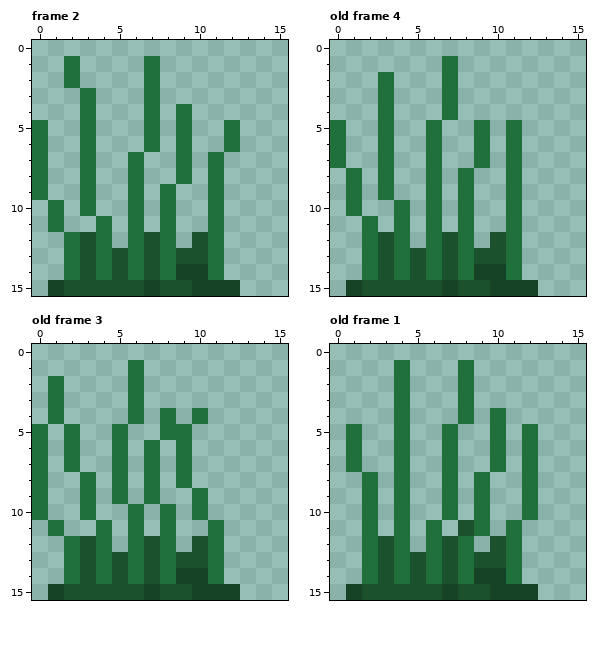
Pixel-art file -- Art/environment/tall_grass_o1.aseprite. The picture above was drawn from the file before the commit.
16x16 pixels, 4 frames. Shown: frame 2, old frame 4, old frame 3, old frame 1. The commit also changed other frames, which this record leaves out.
Now the later version:
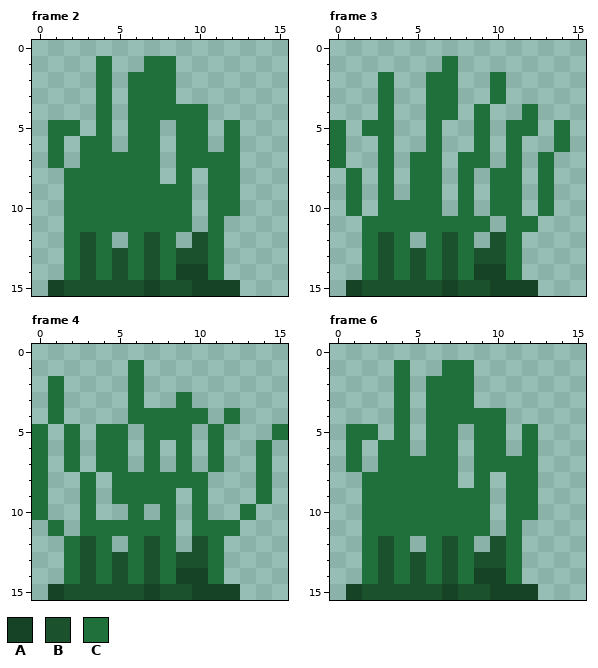
Palette (. is transparent): A #164325  B #1c512d  C #1f703a
A new or re-ordered frame is compared with the old frame closest to it.
Edits made:
frames 4 -> 6
layer "sway_right" now shown
frames re-ordered
Frame 2, layers "sway_left", "sway_right":
The edit adds colour C in row 1 at x 4 and 8; in rows 2 to 3 at x 4, 6 and 8; in row 4 at x 4, 6, 8 and 10; in row 5 at x 1 to 2, 4, 6 and 10; in row 6 at x 1, 4, 6 and 10; in row 7 at x 1, 4 to 5, 7, 10 and 12.
The edit adds colour C in row 8 at x 2, 4 to 5, 7 and 12; in rows 9 to 10 at x 2, 4 to 5, 7, 9 and 12; in row 11 at x 2 to 3, 5, 7 and 9.
The author cleared colour C in rows 1 to 2 at x 2; in rows 3 to 4 at x 3; in row 5 at x 0 and 3; in rows 6 to 9 at x 0; in rows 10 to 11 at x 1.
Frame 3 against old frame 4, layer "sway_right":
The edit adds colour C in rows 2 to 3 at x 6 and 10; in row 4 at x 6, 9 and 12; in row 5 at x 2, 12 and 14; in row 6 at x 14; in row 7 at x 5, 8 and 13; in rows 8 to 9 at x 5, 10 and 13.
The edit adds colour C in row 10 at x 3, 5, 10 and 13; in row 11 at x 3, 5, 7, 9 and 12.
Frame 4 against old frame 3, layer "sway_right":
The edit adds colour C in row 3 at x 9; in row 4 at x 7, 9 and 12; in row 5 at x 4, 7, 11 and 15; in rows 6 to 7 at x 4, 11 and 14; in row 8 at x 6, 8, 10 and 14; in row 9 at x 6, 8 and 14.
The edit adds colour C in row 10 at x 13; in row 11 at x 3, 5, 7, 10 and 12.
Frame 6 is new; against old frame 1, layers "sway_left", "sway_right":
The edit adds colour C in row 1 at x 7; in rows 2 to 3 at x 6 to 7; in row 4 at x 6 to 7 and 9; in row 5 at x 2, 6 and 9; in row 6 at x 3, 6 and 9; in row 7 at x 3, 5 to 6, 9 and 11.
The edit adds colour C in row 8 at x 3, 5 to 6 and 11; in rows 9 to 10 at x 3, 5 to 6, 8 and 11; in row 11 at x 3, 5 and 7.
Colour B gives way to colour C in row 11 at x 8.
Where, in picture pixels (left, top, right, bottom), the same in both pictures:
changed: (32, 56, 240, 232)
added: (362, 72, 570, 232)
added: (80, 392, 288, 536)
changed: (362, 360, 522, 536)
